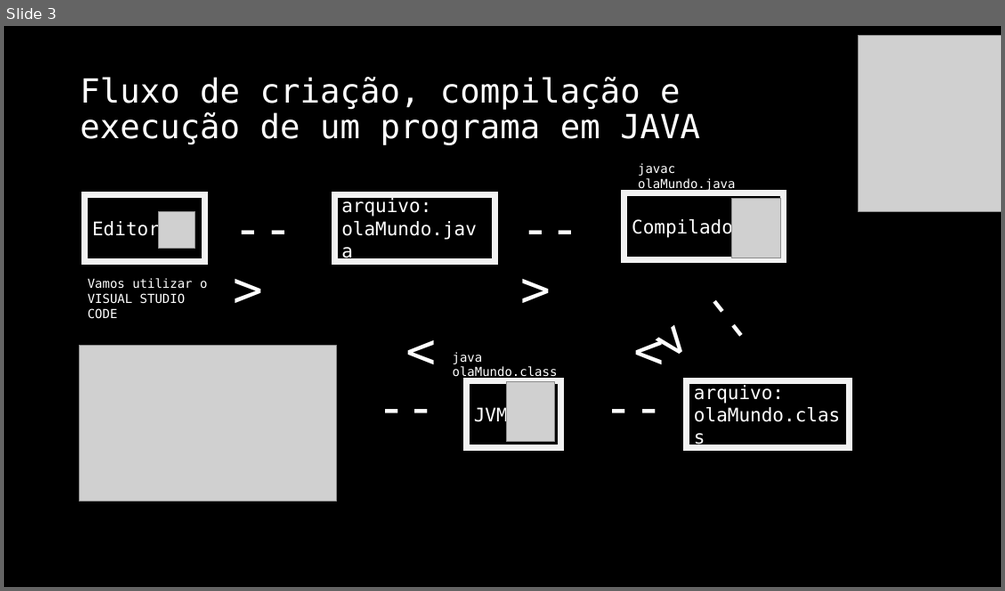
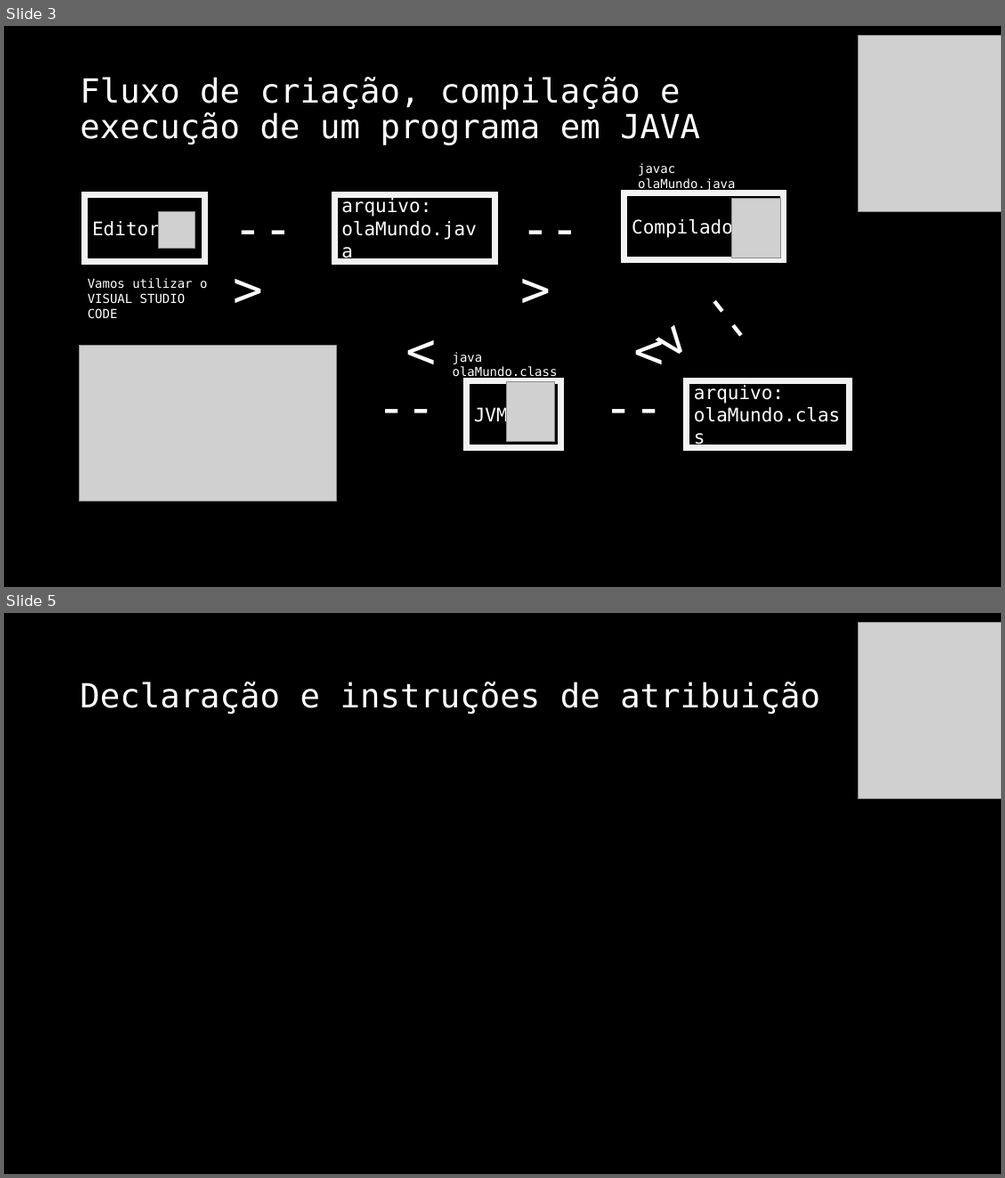
Before and after one commit to jrdutra/algoritmos, a slide deck: material_de_apoio/resumo_pratico.pptx. Shown one above the other, each under a label of ours: slide 3 before the commit, slides 3 and 5 after it; the slides between them are not shown. The pictures are 1005x591 and 1005x1178 pixels, drawn with LibreOffice and Linux fonts; fonts in the diff are those of the drawing; grey boxes stand for pictures. Boxes give left, top, right and bottom in pixels: in the first picture for what was removed or moved away, otherwise in the second. Text is boxed around its words. In the diff, an @@ line names an element or a change of style, - is before the commit and + after.

```diff
--- a/material_de_apoio/resumo_pratico.pptx
+++ b/material_de_apoio/resumo_pratico.pptx
@@ slide 5 added at box(4, 613, 1001, 1174), background #000000 @@
@@ picture added at box(858, 622, 1001, 798) @@
@@ title added at box(80, 682, 820, 714), 32 pt, text #FFFFFF @@
+Declaração e instruções de atribuição
```
Also in this commit, not shown: 1 slide changed, 1 other slide added.
